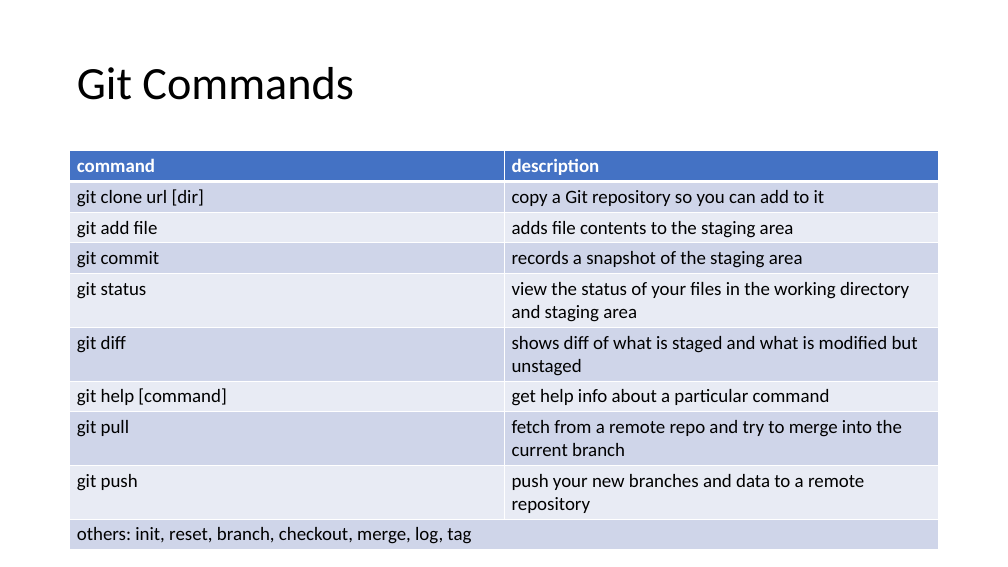
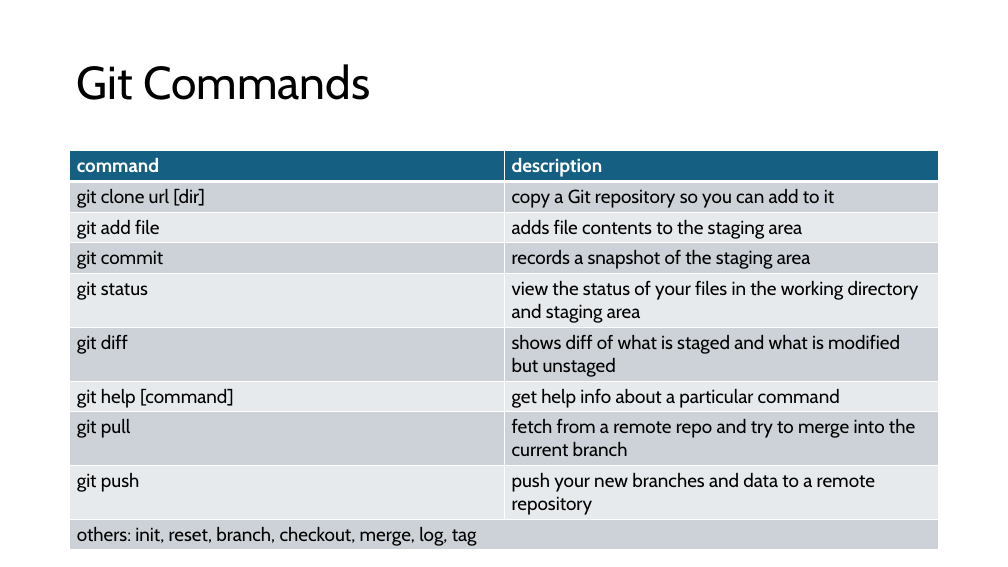
Before and after one commit to praneethcheraku-collab/DevOps, a slide deck: slide 21 of Git.pptx (slide 17 before the commit). Drawn at 1008x567 pixels with LibreOffice and Linux fonts; fonts in the diff are those of the drawing. Boxes give left, top, right and bottom in pixels: in the first picture for what was removed or moved away, otherwise in the second. Text is boxed around its words. In the diff, an @@ line names an element or a change of style, - is before the commit and + after.

Commit message:
final GIT ppt

```diff
--- a/Git.pptx
+++ b/Git.pptx
@@ title "Git Commands" at bbox=[77, 64, 370, 100]: font Calibri to Cabin @@
@@ table at bbox=[70, 151, 939, 550] @@
@@ fill #4472C4 to #156082 in row 1 @@
@@ fill #CFD5EA to #CCD2D8 in 9 cells @@
@@ fill #E9EBF5 to #E8EAED in 8 cells @@
@@ font Calibri to Cabin @@
```
Also in this commit, not shown: 18 other slides changed, 7 slides added, 1 slide removed.
